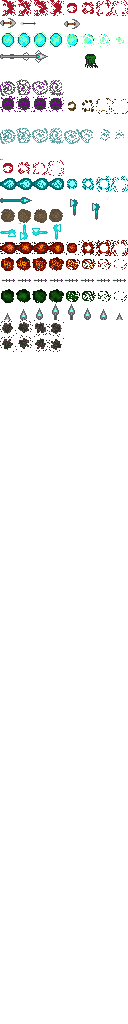
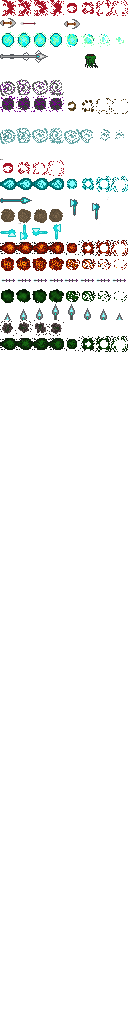
Layers edited between the first and the second 128 x 1024 image:
painted on "Background" over [0, 336, 128, 352]
